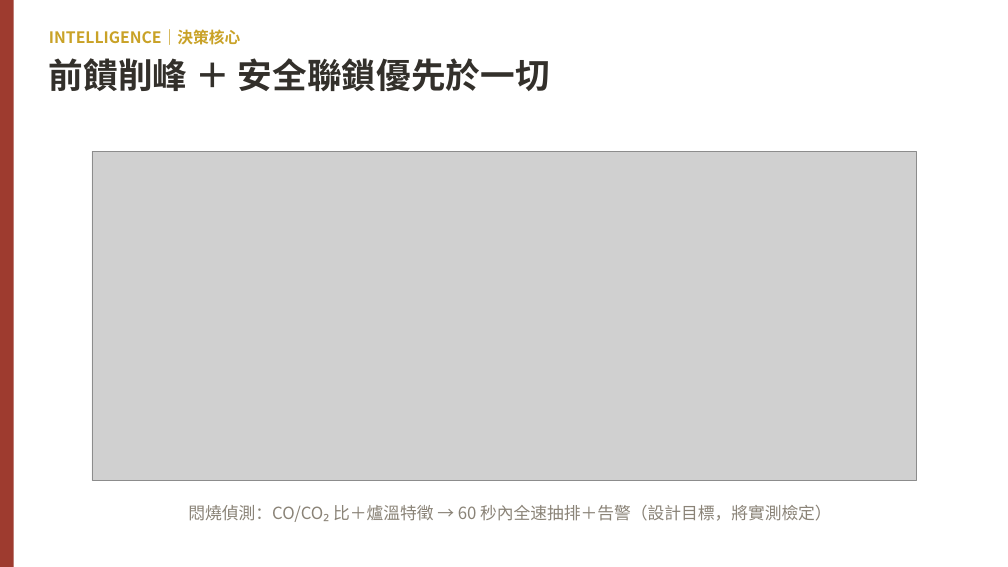
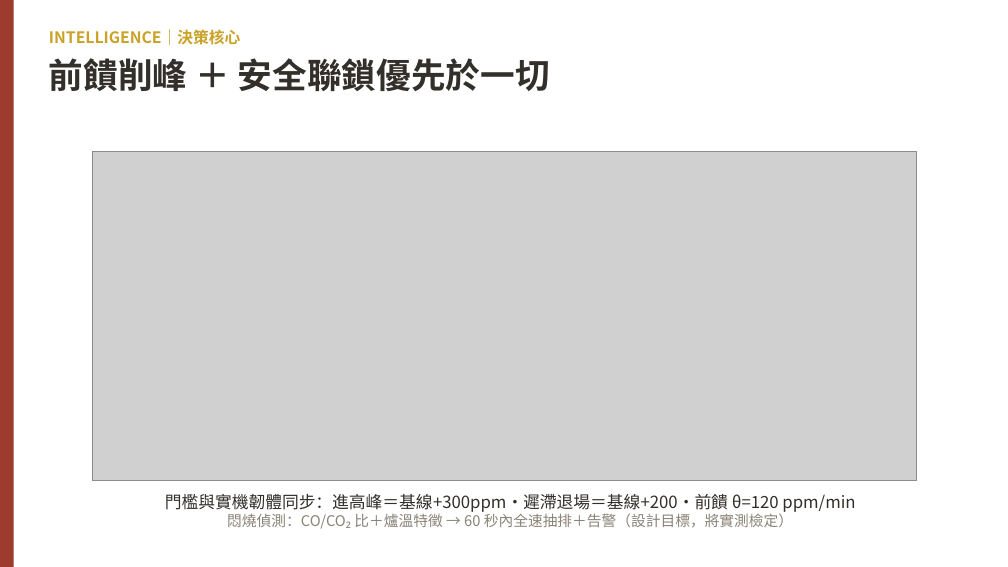
Before and after one commit to feihong9487/WRO2026, a slide deck: slide 6 of 簡報/現場簡報_3分鐘.pptx. Drawn at 1008x567 pixels with LibreOffice and Linux fonts; fonts in the diff are those of the drawing; grey boxes stand for pictures. Boxes give left, top, right and bottom in pixels: in the first picture for what was removed or moved away, otherwise in the second. Text is boxed around its words. In the diff, an @@ line names an element or a change of style, - is before the commit and + after.

```diff
--- a/簡報/現場簡報_3分鐘.pptx
+++ b/簡報/現場簡報_3分鐘.pptx
@@ text "門檻與實機韌體同步：進高峰＝基線+300ppm・遲滯退場＝基線+200・前饋 θ=120 ppm/min": place and size @@
-text "門檻與實機韌體同步：進高峰＝基線+300ppm・遲滯退場＝基線+200・前饋 θ=120 ppm/min" at [188, 505, 832, 522]
+text "門檻與實機韌體同步：進高峰＝基線+300ppm・遲滯退場＝基線+200・前饋 θ=120 ppm/min" at [165, 494, 855, 529]
@@ text at [165, 494, 855, 512]: paragraph added @@
+門檻與實機韌體同步：進高峰＝基線+300ppm・遲滯退場＝基線+200・前饋 θ=120 ppm/min
@@ text at [227, 511, 793, 529]: size 16 to 14 pt in "悶燒偵測：CO/CO₂ 比＋爐溫特徵 → 60 秒內全速抽排＋告警（設計目標，將實測檢定）" @@
```
Also in this commit, not shown: 1 other slide changed, 2 other files.
